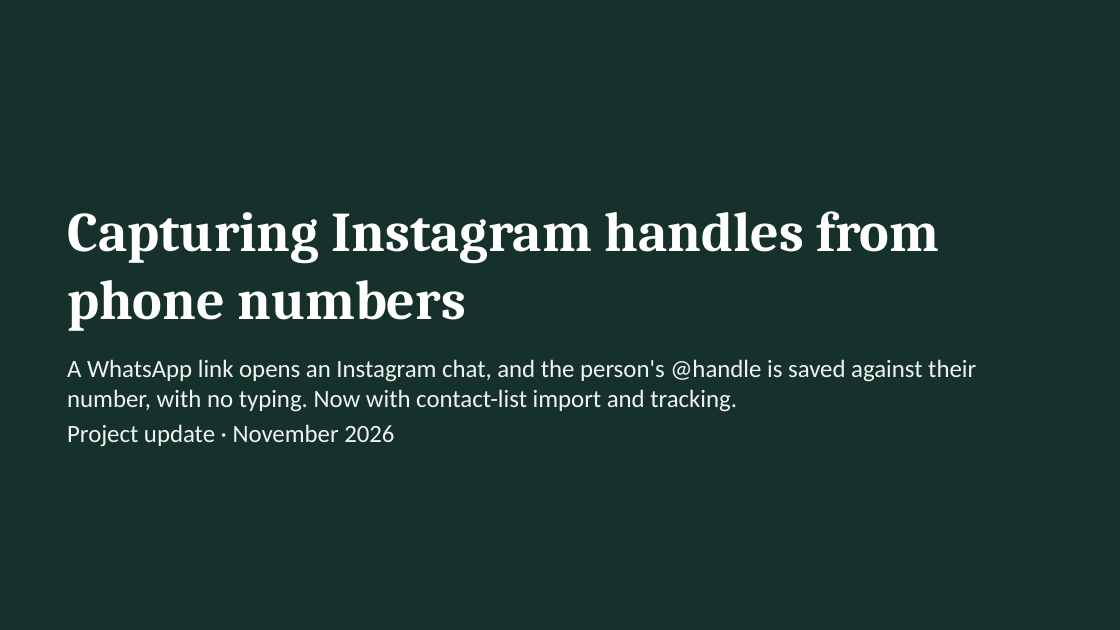
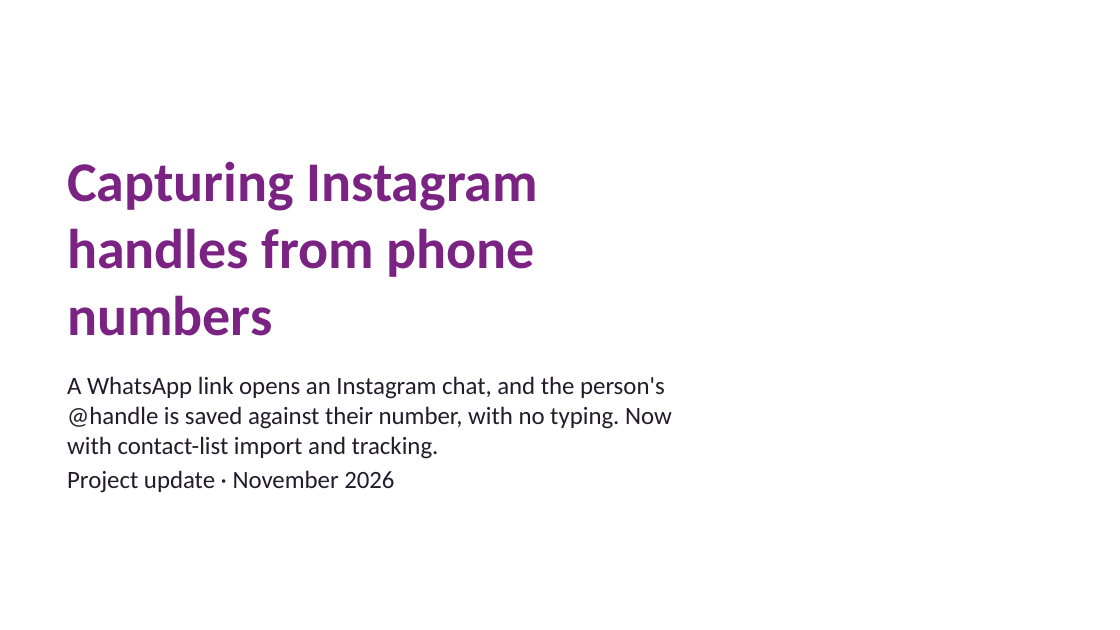
Before and after one commit to blackhorse2807/IG-handle, a slide deck: slide 1 of Instagram-Handle-Capture-Full-Update.pptx. Drawn at 1120x630 pixels with LibreOffice and Linux fonts; fonts in the diff are those of the drawing; background and template pictures are left out. Boxes give left, top, right and bottom in pixels: in the first picture for what was removed or moved away, otherwise in the second. Text is boxed around its words. In the diff, an @@ line names an element or a change of style, - is before the commit and + after.

```diff
--- a/Instagram-Handle-Capture-Full-Update.pptx
+++ b/Instagram-Handle-Capture-Full-Update.pptx
@@ background #16302B to #FFFFFF @@
@@ title "Capturing Instagram handles from phone ...": place and size @@
-title "Capturing Instagram handles from phone ..." at (67, 211, 939, 331)
+title "Capturing Instagram handles from phone ..." at (67, 161, 537, 336)
@@ title "Capturing Instagram handles from phone ..." at (67, 161, 537, 336): font Cambria to Calibri, text colour #FFFFFF to #7A2383 @@
@@ text "A WhatsApp link opens an ...": place and size @@
-text "A WhatsApp link opens an ..." at (67, 359, 976, 447)
+text "A WhatsApp link opens an ..." at (67, 376, 672, 493)
@@ text "A WhatsApp link opens an ..." at (67, 376, 672, 493): text colour #EEF3F0 to #241B2B @@
```
Also in this commit, not shown: 8 other slides changed, 1 other file.
